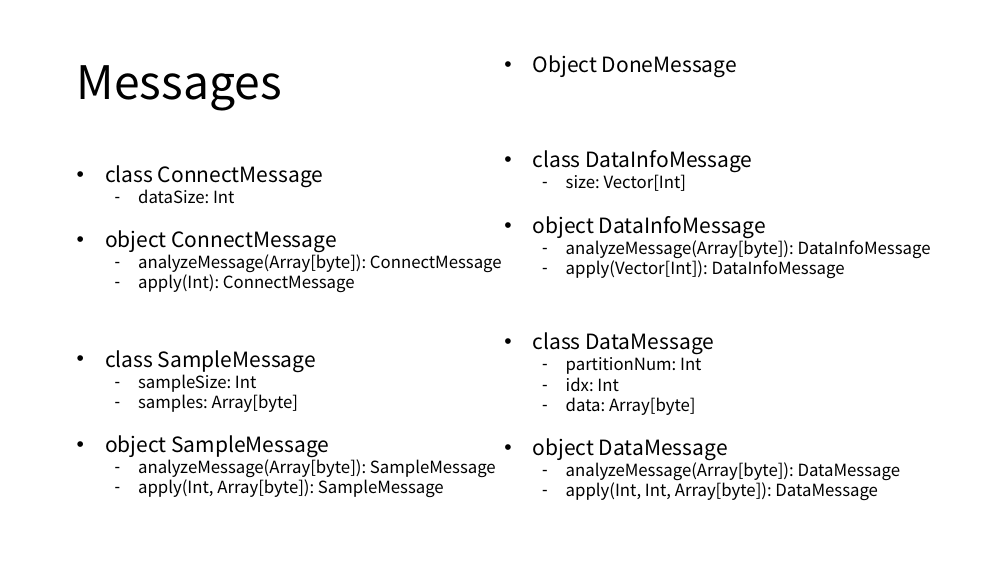
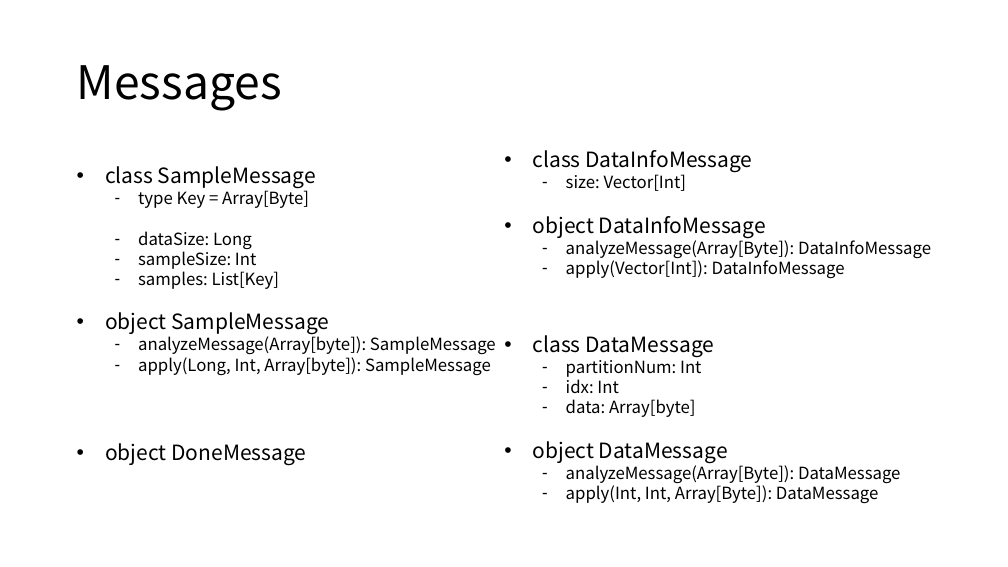
Before and after one commit to Eyebrowmoon/CS490, a slide deck: slide 23 of project.pptx (slide 24 before the commit). Drawn at 1008x567 pixels with LibreOffice and Linux fonts; fonts in the diff are those of the drawing. Boxes give left, top, right and bottom in pixels: in the first picture for what was removed or moved away, otherwise in the second. Text is boxed around its words. In the diff, an @@ line names an element or a change of style, - is before the commit and + after.

```diff
--- a/project.pptx
+++ b/project.pptx
@@ text "class SampleMessage": place and size @@
-text "class SampleMessage" at (105,350,496,498)
+text "class SampleMessage" at (105,166,496,376)
@@ text removed at (105,165,502,293) @@
-• class ConnectMessage
-  – dataSize: Int
-• object ConnectMessage
-  – analyzeMessage(Array[byte]): ConnectMessage
-  – apply(Int): ConnectMessage
@@ text at (138,187,309,250): paragraphs added @@
+  – type Key = Array[Byte]
+  – dataSize: Long
@@ text at (566,237,931,259): text changed @@
-  – analyzeMessage(Array[byte]): DataInfoMessage
+  – analyzeMessage(Array[Byte]): DataInfoMessage
@@ text at (138,268,280,289): text changed @@
-  – samples: Array[byte]
+  – samples: List[Key]
@@ text at (138,354,491,376): text changed @@
-  – apply(Int, Array[byte]): SampleMessage
+  – apply(Long, Int, Array[byte]): SampleMessage
@@ text at (105,443,306,465): text changed @@
-• Object DoneMessage
+• object DoneMessage
@@ text at (566,462,901,504): text changed @@
-  – analyzeMessage(Array[byte]): DataMessage
-  – apply(Int, Int, Array[byte]): DataMessage
+  – analyzeMessage(Array[Byte]): DataMessage
+  – apply(Int, Int, Array[Byte]): DataMessage
```
Also in this commit, not shown: 12 other slides changed, 2 slides added, 1 slide removed.
